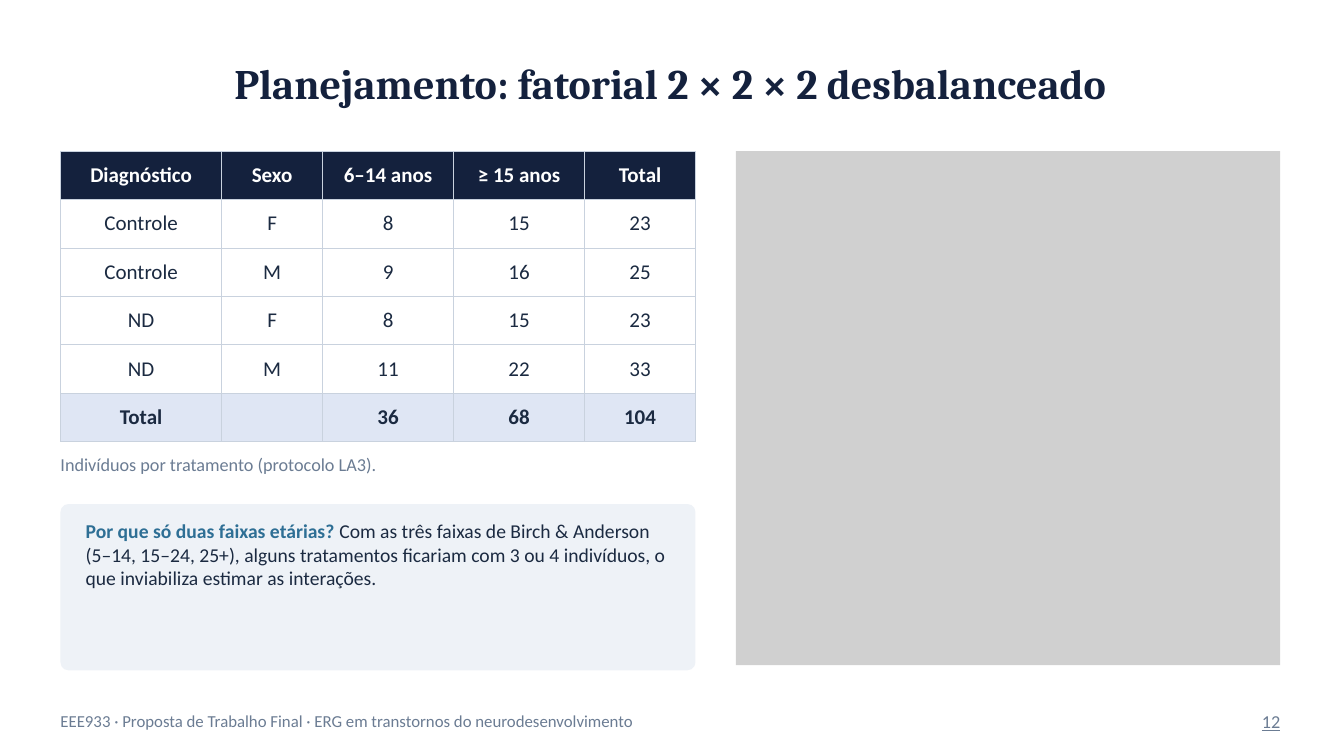
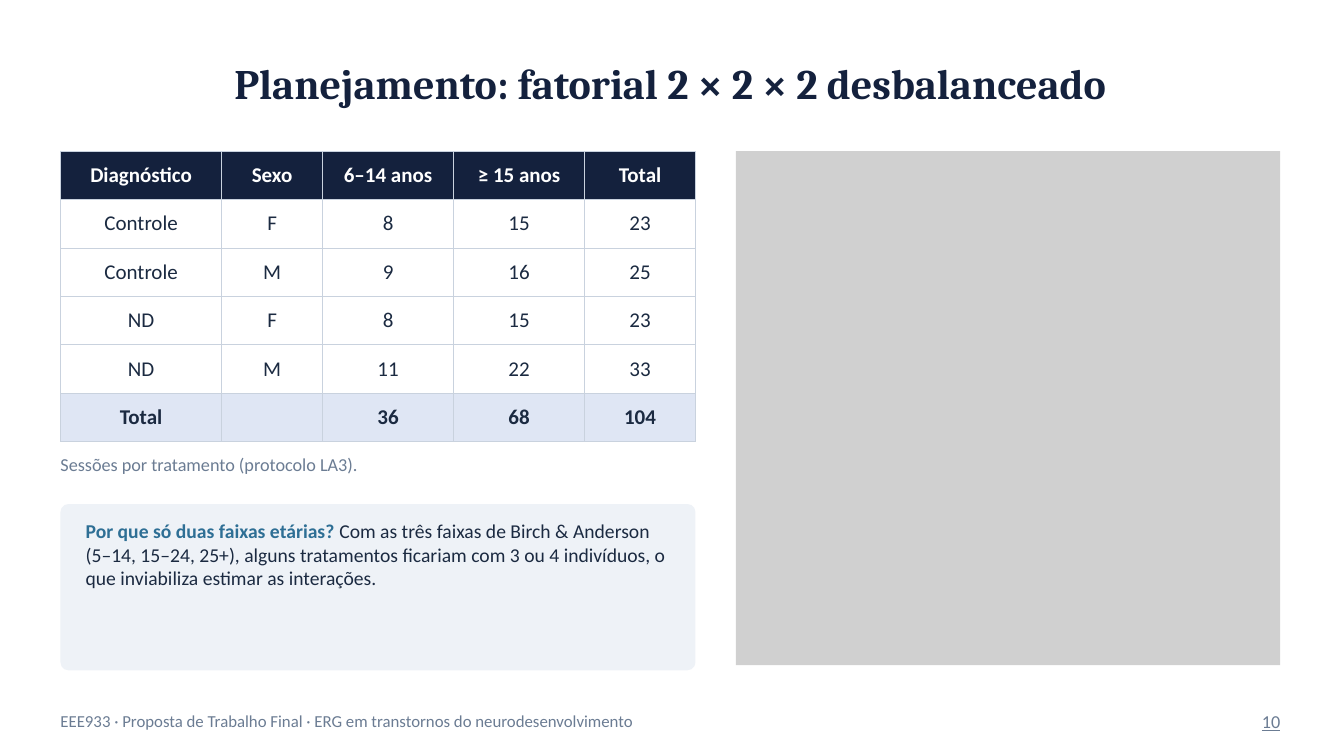
Before and after one commit to HenriqueMarquesCruz/ECs_EEE933, a slide deck: slide 12 of TrabalhoFinal/Proposta_ERG.pptx. Drawn at 1344x756 pixels with LibreOffice and Linux fonts; fonts in the diff are those of the drawing; grey boxes stand for pictures. Boxes give left, top, right and bottom in pixels: in the first picture for what was removed or moved away, otherwise in the second. Text is boxed around its words. In the diff, an @@ line names an element or a change of style, - is before the commit and + after.

```diff
--- a/TrabalhoFinal/Proposta_ERG.pptx
+++ b/TrabalhoFinal/Proposta_ERG.pptx
@@ text at box(60, 458, 357, 474): text changed @@
-Indivíduos por tratamento (protocolo LA3).
+Sessões por tratamento (protocolo LA3).
@@ text at box(1262, 716, 1280, 731): text changed @@
-12
+10
```
Also in this commit, not shown: 14 other slides changed, 1 other file.
